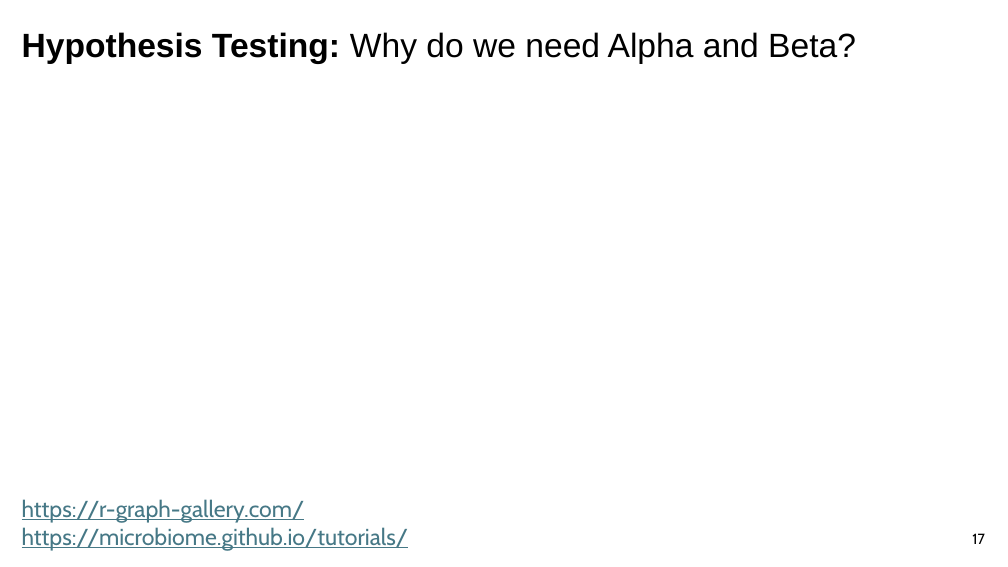
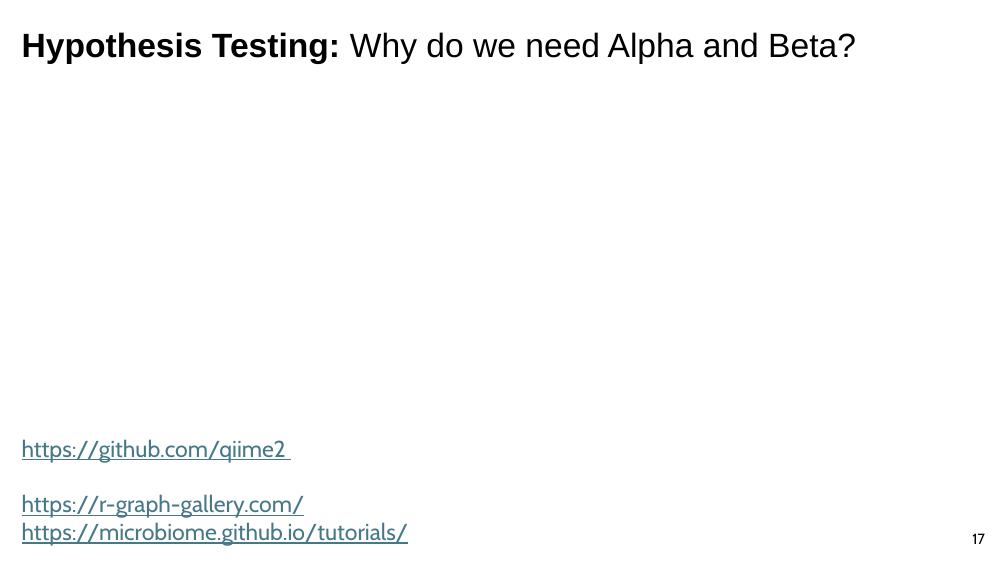
Before and after one commit to sabahzero/UPRM_QIIME2workshop, a slide deck: slide 18 of lectures/Lecture3_UlHasan.pptx. Drawn at 1008x567 pixels with LibreOffice and Linux fonts; fonts in the diff are those of the drawing. Boxes give left, top, right and bottom in pixels: in the first picture for what was removed or moved away, otherwise in the second. Text is boxed around its words. In the diff, an @@ line names an element or a change of style, - is before the commit and + after.

```diff
--- a/lectures/Lecture3_UlHasan.pptx
+++ b/lectures/Lecture3_UlHasan.pptx
@@ text "https://github.com/qiime2": place and size @@
-text "https://github.com/qiime2" at [22, 499, 409, 551]
+text "https://github.com/qiime2" at [22, 439, 409, 546]
@@ text at [22, 439, 286, 463]: paragraph added @@
+https://github.com/qiime2
```
Also in this commit, not shown: 2 other slides changed, 2 other files.
